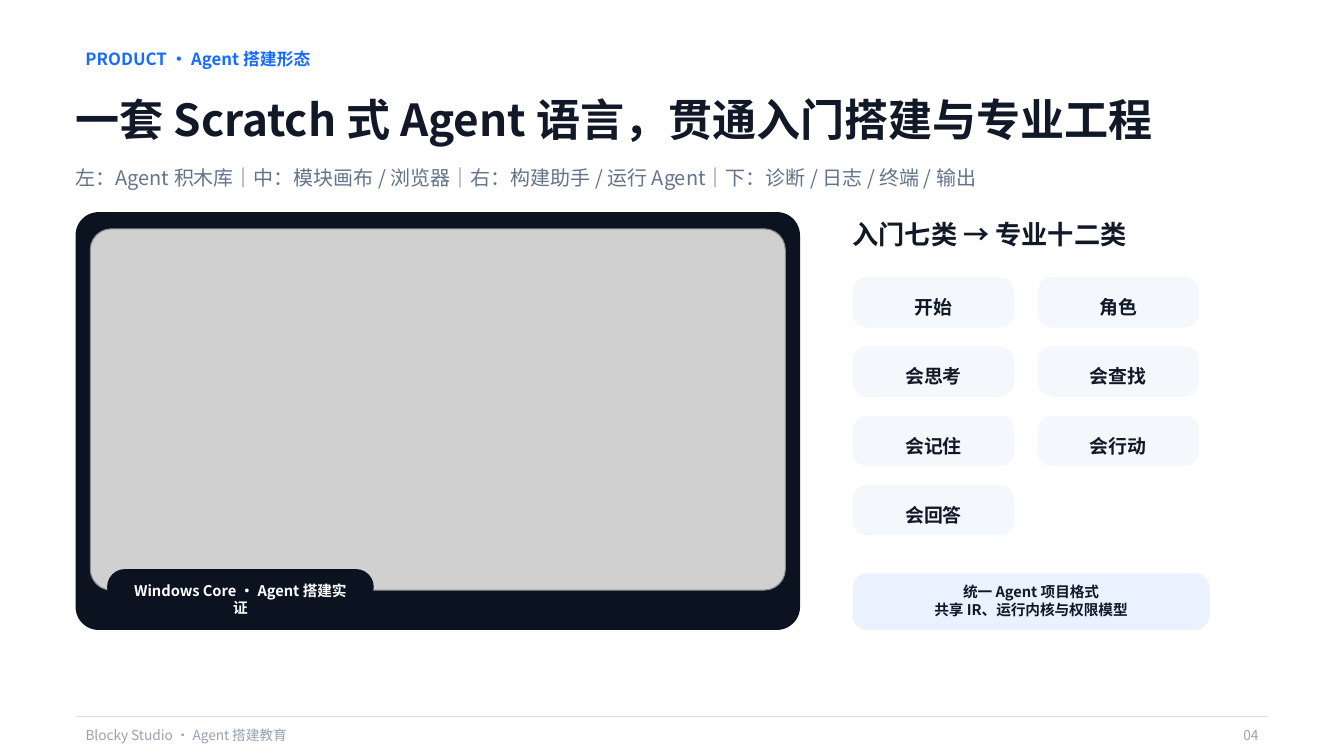
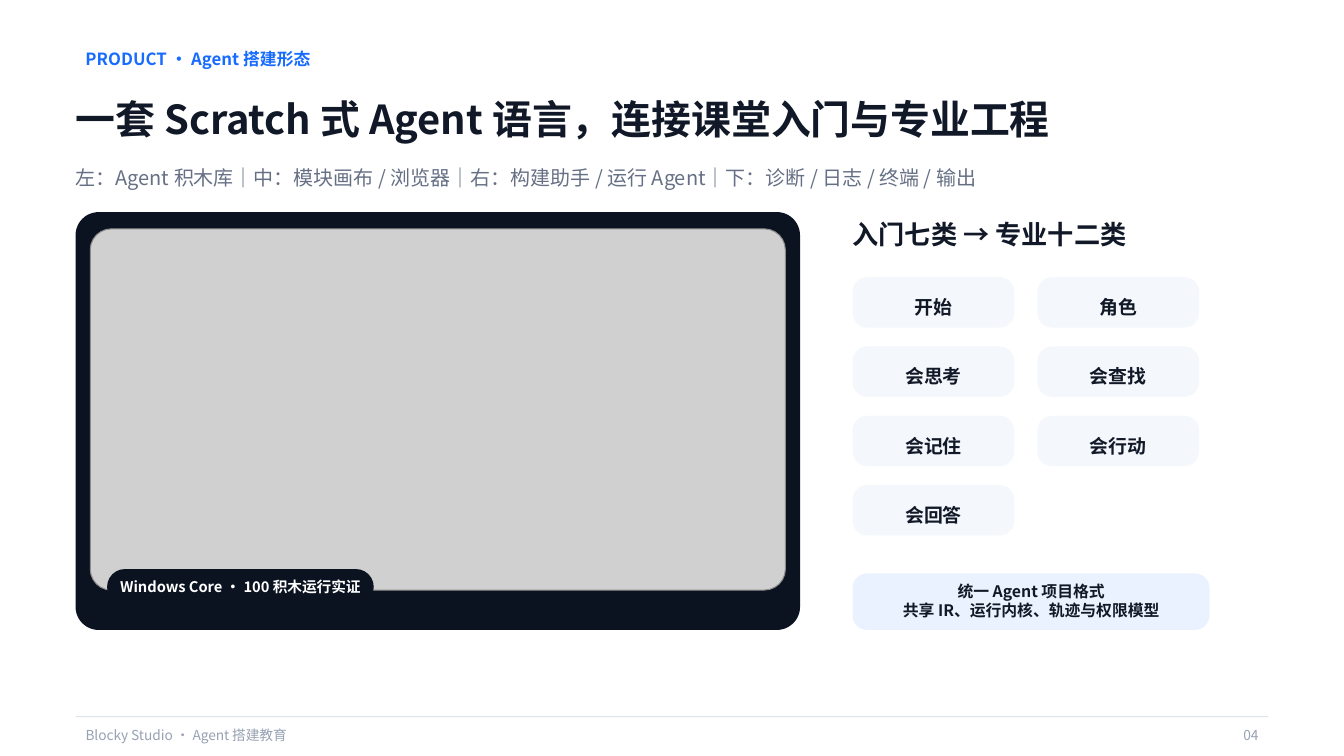
Before and after one commit to q2955161835-debug/Blocky-AI, a slide deck: slide 4 of PPT与商业计划书/Blocky-Studio-息壤杯-AI+教育.pptx. Drawn at 1344x756 pixels with LibreOffice and Linux fonts; fonts in the diff are those of the drawing; grey boxes stand for pictures. Boxes give left, top, right and bottom in pixels: in the first picture for what was removed or moved away, otherwise in the second. Text is boxed around its words. In the diff, an @@ line names an element or a change of style, - is before the commit and + after.

```diff
--- a/PPT与商业计划书/Blocky-Studio-息壤杯-AI+教育.pptx
+++ b/PPT与商业计划书/Blocky-Studio-息壤杯-AI+教育.pptx
@@ text at [76,100,1049,144]: text changed; size 31.5 to 28.5 pt @@
-一套 Scratch 式 Agent 语言，贯通入门搭建与专业工程
+一套 Scratch 式 Agent 语言，连接课堂入门与专业工程
@@ text "Windows Core · 100 积木运行实证" at [120,579,361,594]: vertical alignment top to middle @@
@@ text at [120,579,361,594]: text changed @@
-Windows Core · Agent 搭建实证
+Windows Core · 100 积木运行实证
@@ text at [958,583,1104,601]: size 10.5 to 11.2 pt in "统一 Agent 项目格式" @@
@@ text at [903,600,1159,618]: text changed; size 10.5 to 11.2 pt @@
-共享 IR、运行内核与权限模型
+共享 IR、运行内核、轨迹与权限模型
```
Also in this commit, not shown: 13 other slides changed, 1 other file.
